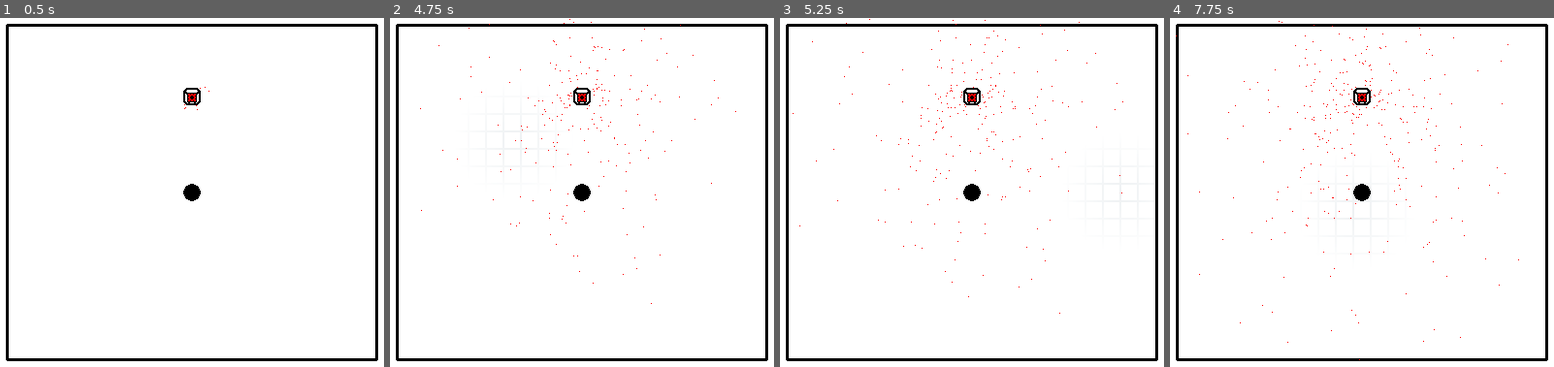
Above: before the commit, frames 1-4 (left to right).
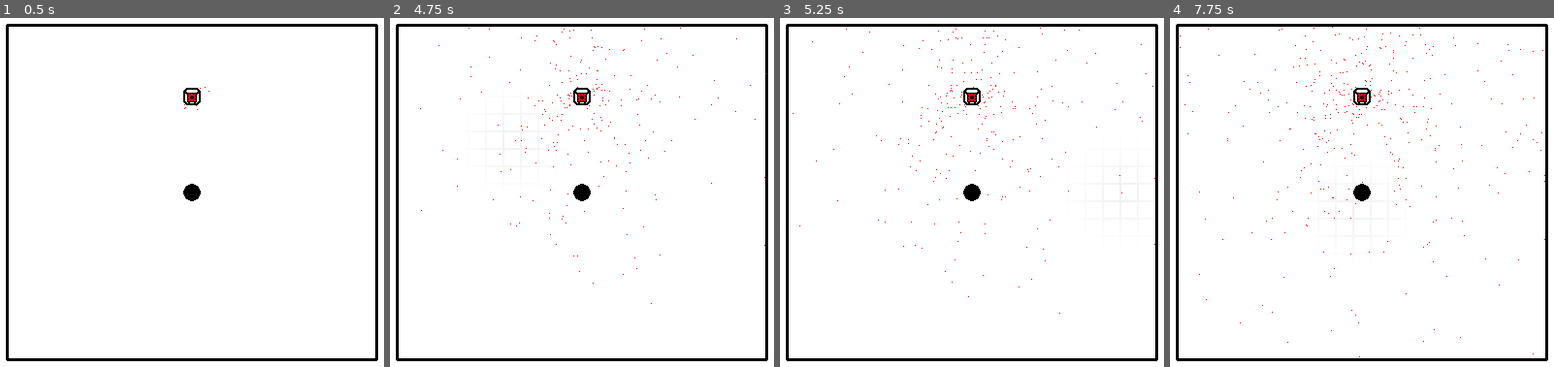
Above: after the commit, the same moments.

Repository: an-olive/BRSD-14
Game: Godot game, scene res://main.tscn
The game is run twice, just before and just after one commit, with the same random seed, the same clock (stepped at 60 frames per second) and the same inputs.
Inputs (mouse positions are in pixels of both pictures, inside the frame that each line leads up to):
- Up to frame 1 (0.5 s): no input
- Up to frame 2 (4.75 s): tap Enter at 0.5, 2 s; move the mouse to (outside the picture) at 0.52 s; click (outside the picture) at 0.67 s; tap Space at 1.25 s; move the mouse to (574, 209) at 1.27 s; click (574, 209) at 1.42 s; move the mouse to (762, 115) at 2.02 s; click (762, 115) at 2.17 s; move the mouse to (670, 262) at 2.77 s; click (670, 262) at 2.92 s; move the mouse to (outside the picture) at 3.52 s; click (outside the picture) at 3.67 s; move the mouse to (512, 140) at 4.27 s; click (512, 140) at 4.42 s
- Up to frame 3 (5.25 s): move the mouse to (1121, 192) at 5.02 s; click (1121, 192) at 5.17 s
- Up to frame 4 (7.75 s): move the mouse to (1388, 105) at 5.77 s; click (1388, 105) at 5.92 s; move the mouse to (outside the picture) at 6.52 s; click (outside the picture) at 6.67 s; move the mouse to (1354, 209) at 7.27 s; click (1354, 209) at 7.42 s

Frame 1 is identical in both runs. In frame 2, less than 0.1% of the frame differs, in the area x 25-98%, y 0-66%; in frame 3, less than 0.1%; in frame 4, less than 0.1%, in the area x 1-98%, y 0-99%.

Commit message:
#1 - implement wall collisions for particles

Diff:
--- a/gibs.gd
+++ b/gibs.gd
@@ -2,35 +2,44 @@
 class_name Gibs
 
 @export var holeForceMultiplier: float = 100000.0
+@export var wallElasticity: float = 0.5
+## How much of the current velocity is lost each second
+@export_range(0, 1, 0.01) var velocityLoss: float = 0.0
 
 @export_group("Setup")
-@export var areaOrigin: Vector2i = Vector2i(0, 0)
-@export var areaSize: Vector2i = Vector2i(360, 360)
+@export var areaOrigin: Vector2i = Vector2i(9, 9)
+@export var areaSize: Vector2i = Vector2i(377, 341)
 @export var holePos: Vector2i = Vector2i(198, 180)
+@export var holeRadius: float = 9.0
 
 signal intoTheHole(Gib)
 
 static var gibs: Array[Gib] = []
 static var instance: Gibs
+static var _data: _SetupData
 
 class _SetupData:
 	var origin: Vector2
 	var size: Vector2
 	var holePos: Vector2
 	var holeForceMultiplier: float
-
-	# Signals
 	var intoTheHole: Signal
+	var wallElasticity: float
+	var velocityLoss: float
+	var holeRadius: float
 
 	func _init(origin: Vector2i, size: Vector2i, holePos: Vector2i,
-			holeForceMultiplier: float, intoTheHole: Signal) -> void:
+			holeForceMultiplier: float, intoTheHole: Signal,
+			wallElasticity: float, velocityLoss: float,
+			holeRadius: float) -> void:
 		self.origin = origin
 		self.size = size
 		self.holePos = holePos
 		self.holeForceMultiplier = holeForceMultiplier
 		self.intoTheHole = intoTheHole
-
-var _data = _SetupData.new(areaOrigin, areaSize, holePos, holeForceMultiplier, intoTheHole)
+		self.wallElasticity = wallElasticity
+		self.velocityLoss = velocityLoss
+		self.holeRadius = holeRadius
 
 class Gib:
 	var pos: Vector2
@@ -50,7 +59,7 @@
 	func update(delta: float = 1.0) -> void:
 		var relativeToCenter = data.holePos - pos
 		var distanceToCenter = sqrt(relativeToCenter.x ** 2 + relativeToCenter.y ** 2)
-		if distanceToCenter < 9:
+		if distanceToCenter < data.holeRadius:
 			data.intoTheHole.emit(self)
 			active = false
 			return
@@ -60,23 +69,28 @@
 		var angle = atan2(relativeToCenter.y, relativeToCenter.x)
 
 		vel += Vector2(cos(angle), sin(angle)) * force * delta
+		vel *= 1.0 - (data.velocityLoss * delta)
 
-		# Process velocity changes
+		# Process velocity changes due to location
+		if pos.x < data.origin.x or pos.x > data.origin.x + data.size.x:
+			pos.x = clamp(pos.x, data.origin.x, data.origin.x + data.size.x)
+			vel.x *= -data.wallElasticity
+		if pos.y < data.origin.y or pos.y > data.origin.y + data.size.y:
+			pos.y = clamp(pos.y, data.origin.y, data.origin.y + data.size.y)
+			vel.y *= -data.wallElasticity
 
 		# Process position
 		pos += vel * delta
-
-		# Process existance
-		if pos.x < 0 or pos.x > 360 or pos.y < 0 or pos.y > 360:
-			active = false
 
 func spawn_gib(pos: Vector2, velocity: Vector2, hue: float = 0)->void:
 	var color = Color.from_hsv(hue, 1, 1)
 	var gib = Gib.new(pos, velocity, color, _data)
 	gibs.append(gib)
 
-func _init() -> void:
+func _ready() -> void:
 	instance = self
+	_data = _SetupData.new(areaOrigin, areaSize, holePos, holeForceMultiplier,
+		intoTheHole, wallElasticity, velocityLoss, holeRadius)
 
 func _process(delta: float) -> void:
 	var start_len = len(gibs)
